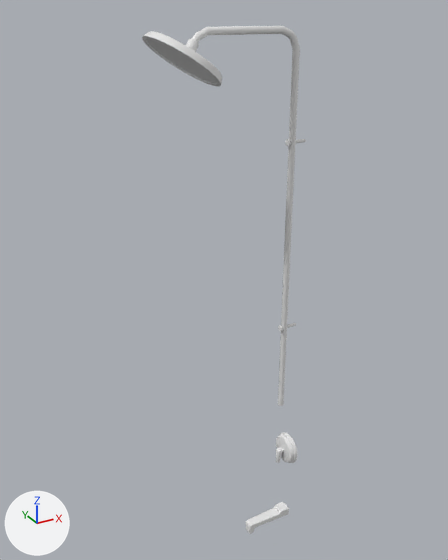
Two versions of the FBX model Assets/ART/Meshes/BATHROOM/SM_Bathtub_Faucet.fbx, one commit apart.
One viewpoint serves both versions: a 50 mm camera at (-1.079, -1.477, 1.74) aimed at (-0.231, 0.065, 0.969). The axes (+X, +Y, +Z) are drawn at lower left. The lights are the same throughout. The picture after the commit comes second. Where no turn or scale is listed for an object, it has been applied to the vertices. Vertices at exactly the same position are counted once.

The older version as bpy lines, for what is in view:
```python
me_mesh = bpy.data.meshes.new('Mesh')
me_mesh.from_pydata(...)  # 640 vertices, 650 faces; spans x -0.48..0.0, y -0.11..0.11, z -0.03..1.7
ob_sm_bathtub_faucet = bpy.data.objects.new('SM_Bathtub_Faucet', me_mesh)
ob_sm_bathtub_faucet.location = (0.0, 0.0, 0.0)
```
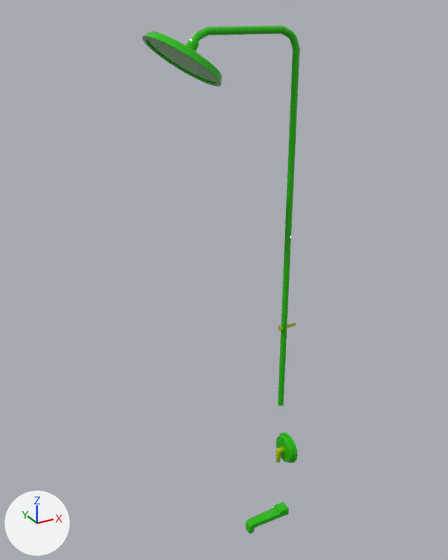
Boxes [x1, y1, x2, y2] around the edits, measured in the pictures (448 x 560 px; the box of a moved part takes in the faces that stretch with it):
part 1 of me_mesh, deleted
    before: [285, 139, 306, 146]
part 2 of me_mesh, moved or reshaped
    both: [252, 509, 289, 527]
part 3 of me_mesh, reshaped
    both: [278, 48, 300, 406]
part 4 of me_mesh, recoloured
    both: [278, 323, 296, 331]
part 5 of me_mesh, recoloured
    both: [142, 26, 300, 534]

The change, as a diff of the scene's bpy script:
```diff
--- a/Assets/ART/Meshes/BATHROOM/SM_Bathtub_Faucet.fbx.py
+++ b/Assets/ART/Meshes/BATHROOM/SM_Bathtub_Faucet.fbx.py
@@ mat_m_metal_02 @@
+mat_m_metal_02 = principled_material('M_Metal_02')
+mat_m_metal_02.base_color = (0.019, 0.5, 0.0)  # green #26bc00
+mat_m_metal_02.roughness = 0.0
@@ mat_m_metal_01 @@
+mat_m_metal_01 = principled_material('M_Metal_01')
+mat_m_metal_01.base_color = (0.374, 0.5, 0.0)  # yellow #a5bc00
+mat_m_metal_01.roughness = 0.0
@@ me_mesh @@
 # used by ob_sm_bathtub_faucet; location = (0.0, 0.0, 0.0)
-me_mesh.from_pydata(...)  # 640 vertices, 650 faces; spans x -0.48..0.0, y -0.11..0.11, z -0.03..1.7
+me_mesh.from_pydata(...)  # 593 vertices, 607 faces; spans x -0.48..0.0, y -0.11..0.11, z -0.03..1.7
+# me_mesh part 1: the loose piece of 49 vertices spanning x -0.06..0.0, y -0.01..0.01, z 1.38..1.4 is deleted
+# me_mesh part 2
+# 6 vertices are removed from x -0.04, y -0.02..0.02, z -0.01
+# 16 faces are deleted
+# 13 new faces join them, mat_m_metal_02 (green #26bc00)
+# me_mesh part 3
+# 8 faces are deleted
+# 8 new vertices lie (0.0, 0.0, 0.57) away from vertices in x -0.05..-0.03, y -0.01..0.01, z 0.49
+# 16 new faces join them, mat_m_metal_02 (green #26bc00)
+# me_mesh part 4: 48 faces spanning x -0.06..0.0, y -0.01..0.01, z 0.78..0.8 switch from no material to mat_m_metal_01 (yellow #a5bc00)
+# me_mesh part 5: 530 faces spanning x -0.48..0.0, y -0.11..0.11, z -0.03..1.7 switch from no material to mat_m_metal_02 (green #26bc00)
```
